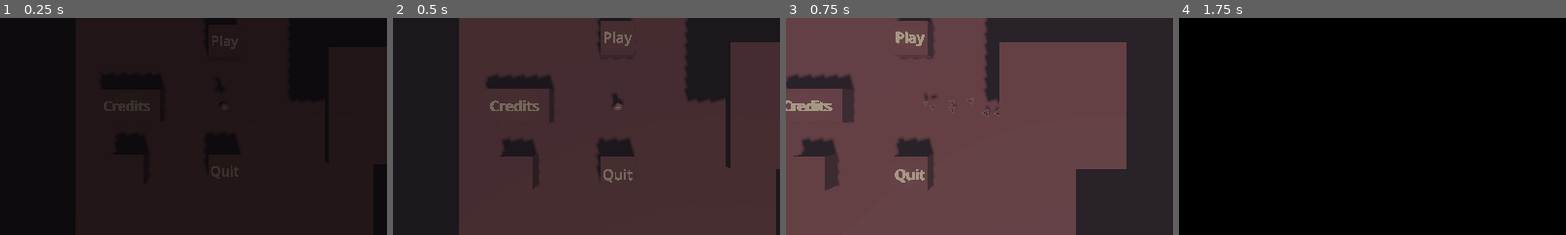
Above: before the commit, frames 1-4 (left to right).
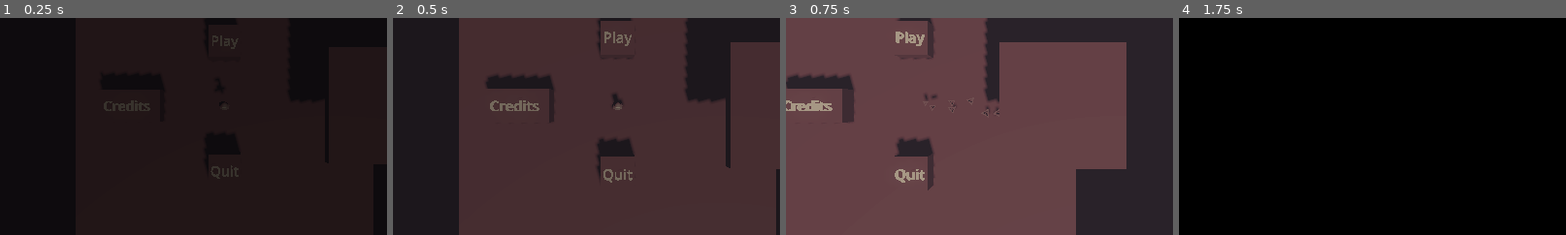
Above: after the commit, the same moments.

Repository: Raftatul/game-jam-behavior-2025
Game: Godot game, scene res://src/levels/main_menu.tscn
Same seed, same stepped clock (60 frames per second), same inputs: the game is played once before the commit and once after it. The engine's default icon, where the game draws it, is replaced by a stand-in: a white triangle on a blue panel in a dark square.
Inputs:
- Up to frame 1 (0.25 s): no input
- Up to frame 2 (0.5 s): no input
- Up to frame 3 (0.75 s): tap Enter (ui_accept) at 0.5 s; hold Right (ui_right) from 0.53 s (still down); tap Shift (dash) at 0.6 s
- Up to frame 4 (1.75 s): tap Enter (ui_accept) at 0.77, 1.52 s; release Right (ui_right) at 1.28 s; hold Down (ui_down) from 1.28 s (still down); tap E (switch_camera) at 1.35 s
The pictures show only the part of the screen within x 21-71%, y 30-80%; the shares and areas given below are measured in that part.

The runs differ from the first frame. In frame 2, 0.8% of the frame differs, in the area x 27-38%, y 55-80%; in frame 3, 1.2%, in the area x 2-14%, y 55-80%; in frame 4, nothing differs.

Commit message:
Add killzone in main menu

Diff:
--- a/game-jam-behavior-2025/src/levels/main_menu.tscn
+++ b/game-jam-behavior-2025/src/levels/main_menu.tscn
@@ -1,11 +1,11 @@
-[gd_scene load_steps=28 format=3 uid="uid://b7jkon6s4pmwt"]
+[gd_scene load_steps=19 format=3 uid="uid://b7jkon6s4pmwt"]
 
 [ext_resource type="PackedScene" uid="uid://b56g4e8vw0hk5" path="res://assets/ressource/palette_filter.tscn" id="1_0ukkc"]
 [ext_resource type="Script" uid="uid://h3slrky8kkk3" path="res://src/levels/main_menu.gd" id="1_fldhf"]
 [ext_resource type="PackedScene" uid="uid://stq6yyadeyjn" path="res://src/character/character.tscn" id="2_4hslj"]
 [ext_resource type="PackedScene" uid="uid://c3g55casshl06" path="res://src/components/visibility_component.tscn" id="3_fxx5w"]
 [ext_resource type="PackedScene" uid="uid://bm1ss72ovvwpt" path="res://src/ldos/PushableBlock.tscn" id="3_mwphm"]
-[ext_resource type="PackedScene" uid="uid://bslvhxx5gvdxx" path="res://src/ldos/quantic_pushable_block.tscn" id="6_0gfcs"]
+[ext_resource type="Script" uid="uid://x2sgtrr65ci7" path="res://src/ldos/kill_zone.gd" id="6_0gfcs"]
 
 [sub_resource type="ProceduralSkyMaterial" id="ProceduralSkyMaterial_fxx5w"]
 
@@ -57,45 +57,8 @@
 font_size = 84
 depth = 2.0
 
-[sub_resource type="BoxShape3D" id="BoxShape3D_237ap"]
-resource_local_to_scene = true
-size = Vector3(2, 2, 2)
-
-[sub_resource type="BoxMesh" id="BoxMesh_gm67h"]
-resource_local_to_scene = true
-size = Vector3(2, 2, 2)
-
-[sub_resource type="BoxShape3D" id="BoxShape3D_pcjj0"]
-resource_local_to_scene = true
-size = Vector3(3, 1, 1)
-
-[sub_resource type="BoxShape3D" id="BoxShape3D_hw13d"]
-resource_local_to_scene = true
-size = Vector3(3, 1, 1)
-
-[sub_resource type="BoxShape3D" id="BoxShape3D_essxy"]
-resource_local_to_scene = true
-size = Vector3(2, 2, 2)
-
-[sub_resource type="BoxShape3D" id="BoxShape3D_3k0q2"]
-resource_local_to_scene = true
-size = Vector3(2, 2, 2)
-
-[sub_resource type="BoxMesh" id="BoxMesh_k3jgl"]
-resource_local_to_scene = true
-size = Vector3(2, 2, 2)
-
-[sub_resource type="BoxShape3D" id="BoxShape3D_76r1k"]
-resource_local_to_scene = true
-size = Vector3(3, 1, 1)
-
-[sub_resource type="BoxShape3D" id="BoxShape3D_mvttq"]
-resource_local_to_scene = true
-size = Vector3(3, 1, 1)
-
-[sub_resource type="BoxShape3D" id="BoxShape3D_nprcd"]
-resource_local_to_scene = true
-size = Vector3(2, 2, 2)
+[sub_resource type="BoxShape3D" id="BoxShape3D_0gfcs"]
+size = Vector3(5000, 10, 5000)
 
 [node name="MainMenu" type="Node3D"]
 script = ExtResource("1_fldhf")
@@ -167,23 +130,23 @@
 transform = Transform3D(1, 0, 0, 0, 1, 0, 0, 0, 1, 0, 3, 0)
 
 [node name="Skeleton3D" parent="Character/character_v1/metarig" index="0"]
-bones/4/position = Vector3(1.45426e-10, 0.767077, -0.0552)
+bones/4/position = Vector3(-2.14009e-10, 0.771977, -0.0552)
 bones/4/rotation = Quaternion(0.0851639, 1.18776e-07, 1.01523e-08, 0.996367)
-bones/5/rotation = Quaternion(-0.0475677, -0.0110318, -0.00337519, 0.998801)
-bones/6/rotation = Quaternion(-0.0525249, -0.000392021, -0.0160974, 0.99849)
+bones/5/rotation = Quaternion(-0.0476813, -0.0276685, 0.0156204, 0.998357)
+bones/6/rotation = Quaternion(-0.0525269, -0.000327773, -0.0134592, 0.998529)
 bones/6/scale = Vector3(1, 1, 1)
 bones/7/rotation = Quaternion(0.0018179, -1.18802e-07, 2.17452e-10, 0.999998)
 bones/8/rotation = Quaternion(0.103174, 9.06654e-10, -8.42276e-10, 0.994663)
 bones/9/rotation = Quaternion(-0.0513563, 0.000142839, 0.00517193, 0.998667)
-bones/10/rotation = Quaternion(0.998364, -0.00545223, 0.0181262, -0.0539508)
-bones/11/rotation = Quaternion(-0.000185916, 0.00483881, 0.0731123, 0.997312)
-bones/12/rotation = Quaternion(0.0390767, 0.0375456, 0.023971, 0.998243)
-bones/13/position = Vector3(0.0980165, 0.256451, -0.0333104)
-bones/14/position = Vector3(-0.105026, 0.247003, 0.0276087)
-bones/16/rotation = Quaternion(0.975365, -0.0205564, 0.0137371, 0.219206)
-bones/17/rotation = Quaternion(0.282914, 0.000497226, -0.0438877, 0.958141)
-bones/19/rotation = Quaternion(0.975365, 0.0205563, -0.0137368, 0.219206)
-bones/20/rotation = Quaternion(0.282914, -0.000497222, 0.0438875, 0.95814)
+bones/10/rotation = Quaternion(0.998413, -0.038772, 0.015323, -0.037865)
+bones/11/rotation = Quaternion(0.0295484, 0.00570514, 0.0358838, 0.998903)
+bones/12/rotation = Quaternion(0.0811471, 0.0364286, 0.0455438, 0.994994)
+bones/13/position = Vector3(0.0935622, 0.277308, -0.0327219)
+bones/14/position = Vector3(-0.10948, 0.26786, 0.0281972)
+bones/16/rotation = Quaternion(0.977461, -0.0189678, 0.0136217, 0.209821)
+bones/17/rotation = Quaternion(0.262092, 0.000500347, -0.0406576, 0.964186)
+bones/19/rotation = Quaternion(0.977461, 0.0189676, -0.0136214, 0.209821)
+bones/20/rotation = Quaternion(0.262093, -0.000500343, 0.0406575, 0.964186)
 
 [node name="CameraPivot" parent="Character" index="5"]
 transform = Transform3D(1, 0, 0, 0, -4.37114e-08, 1, 0, -1, -4.37114e-08, 0, 4, 0)
@@ -196,59 +159,19 @@
 use_collision = true
 size = Vector3(6, 1, 6)
 
-[node name="PushableBlock4" parent="." instance=ExtResource("6_0gfcs")]
-transform = Transform3D(1, 0, 0, 0, 1, 0, 0, 0, 1, -6, 0, 4)
+[node name="KillZone" type="Area3D" parent="."]
+transform = Transform3D(1, 0, 0, 0, 1, 0, 0, 0, 1, 0, -20, 0)
+script = ExtResource("6_0gfcs")
 
-[node name="CollisionShape3D" parent="PushableBlock4" index="0"]
-shape = SubResource("BoxShape3D_237ap")
-
-[node name="MeshInstance3D" parent="PushableBlock4" index="1"]
-mesh = SubResource("BoxMesh_gm67h")
-
-[node name="CollisionShape3D" parent="PushableBlock4/Area3D" index="0"]
-shape = SubResource("BoxShape3D_pcjj0")
-
-[node name="CollisionShape3D2" parent="PushableBlock4/Area3D" index="1"]
-shape = SubResource("BoxShape3D_hw13d")
-
-[node name="QuanticObject" parent="PushableBlock4" index="3" node_paths=PackedStringArray("linked_object")]
-linked_object = NodePath("../../PushableBlock5/QuanticObject")
-
-[node name="SwitchableCollisionShape3D" parent="PushableBlock4" index="5"]
-shape = SubResource("BoxShape3D_essxy")
-toggle_state = true
-
-[node name="PushableBlock5" parent="." instance=ExtResource("6_0gfcs")]
-process_mode = 4
-transform = Transform3D(1, 0, 0, 0, 1, 0, 0, 0, 1, 6, 0, 6)
-collision_layer = 2
-
-[node name="CollisionShape3D" parent="PushableBlock5" index="0"]
-shape = SubResource("BoxShape3D_3k0q2")
-
-[node name="MeshInstance3D" parent="PushableBlock5" index="1"]
-visible = false
-mesh = SubResource("BoxMesh_k3jgl")
-
-[node name="CollisionShape3D" parent="PushableBlock5/Area3D" index="0"]
-shape = SubResource("BoxShape3D_76r1k")
-
-[node name="CollisionShape3D2" parent="PushableBlock5/Area3D" index="1"]
-shape = SubResource("BoxShape3D_mvttq")
-
-[node name="QuanticObject" parent="PushableBlock5" index="3" node_paths=PackedStringArray("linked_object")]
-linked_object = NodePath("../../PushableBlock4/QuanticObject")
-
-[node name="SwitchableCollisionShape3D" parent="PushableBlock5" index="5"]
-shape = SubResource("BoxShape3D_nprcd")
+[node name="CollisionShape3D" type="CollisionShape3D" parent="KillZone"]
+shape = SubResource("BoxShape3D_0gfcs")
 
 [connection signal="on_screen_visibility_changed" from="PushableBlock/Play" to="." method="_on_play_on_screen_visibility_changed"]
 [connection signal="on_screen_visibility_changed" from="PushableBlock2/Credits" to="." method="_on_credits_on_screen_visibility_changed"]
 [connection signal="on_screen_visibility_changed" from="PushableBlock3/Quit" to="." method="_on_quit_on_screen_visibility_changed"]
+[connection signal="body_entered" from="KillZone" to="KillZone" method="_on_body_entered"]
 
 [editable path="PushableBlock2"]
 [editable path="Character"]
 [editable path="Character/character_v1"]
 [editable path="Character/VisibilityComponent"]
-[editable path="PushableBlock4"]
-[editable path="PushableBlock5"]
